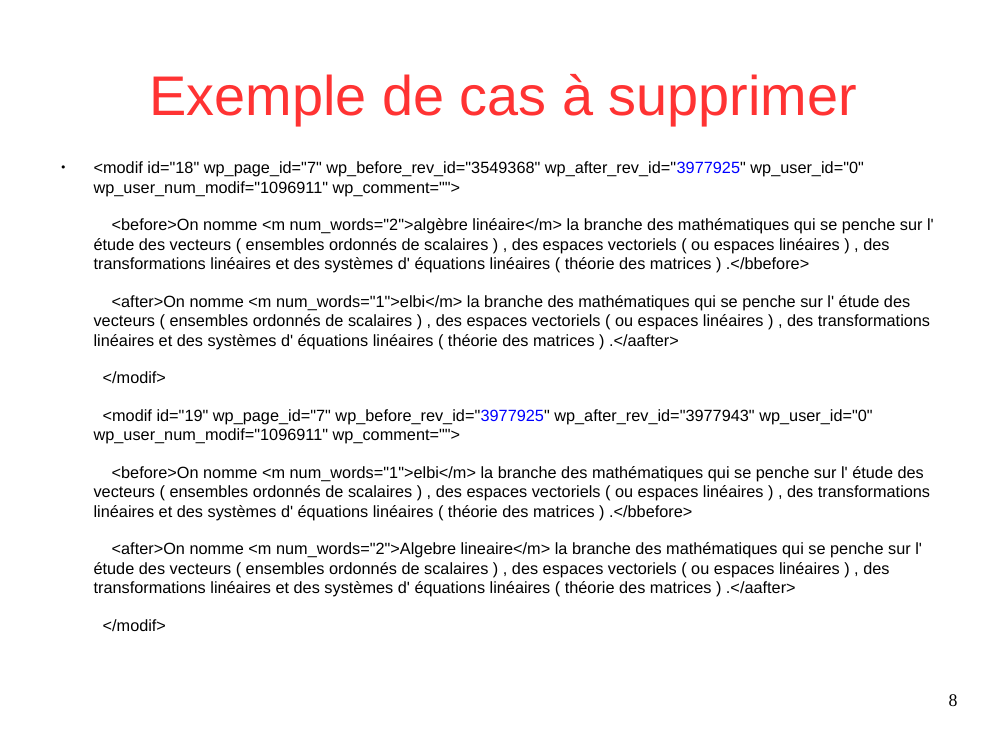
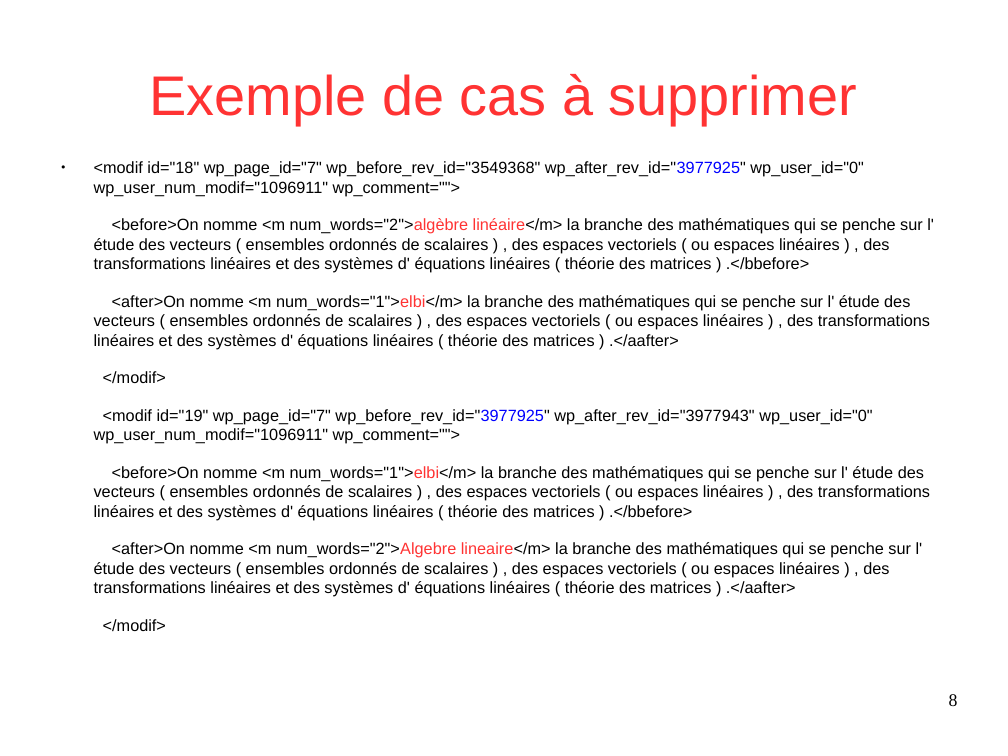
Before and after one commit to Sle3pingForest/StageL3, a slide deck: slide 8 of RapportDamien/presentation.odp. Drawn at 1008x756 pixels with LibreOffice and Linux fonts; fonts in the diff are those of the drawing. Boxes give left, top, right and bottom in pixels: in the first picture for what was removed or moved away, otherwise in the second. Text is boxed around its words. In the diff, an @@ line names an element or a change of style, - is before the commit and + after.

```diff
--- a/RapportDamien/presentation.odp
+++ b/RapportDamien/presentation.odp
@@ text at box(94, 218, 934, 597): text colour #000000 to #FF3333 in "num_words="2">algèbre linéaire</m>", "num_words="1">elbi</m>", "num_words="1">elbi</m>", "num_words="2">Algebre lineaire</m>" @@
```
Also in this commit, not shown: 3 other files.
